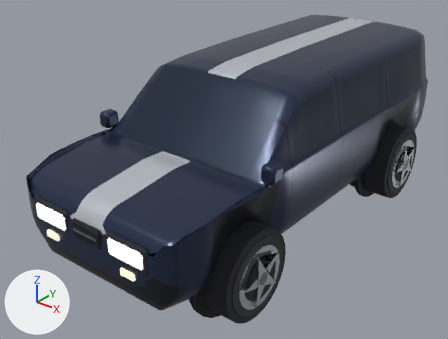
The glTF model examples/pine-ridge-rally/models/car_suvl.glb: old version first, new version second.
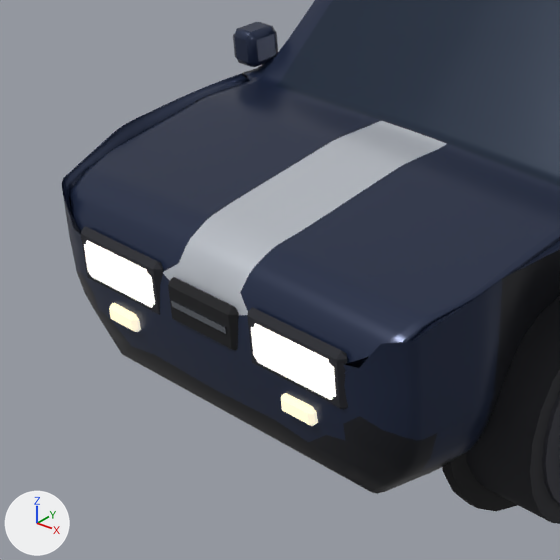
There are two pictures of each version: one whole from a 50 mm lens placed at (3.61, -5.14, 3.62), pointed at (-0.23, -0.34, 0.65), one close up on the part from 0% to 53% of the width and 29% to 100% of the height. Lighting does not change. The marker at lower left points along +X, +Y and +Z. The last two pictures show the newer version. Vertices at exactly the same position are counted once.

The scene before the commit, as lines of its bpy script (objects in view):
```python
me_body = bpy.data.meshes.new('body')
me_body.from_pydata(...)  # 4690 vertices, 9304 faces; spans x -1.08..1.08, y -2.46..2.47, z -0.52..1.46
# faces by material slot: [8328, 184, 512, 88, 12, 92, 88]
me_body.materials.append(mat_metal_0_4_rough_0_28)
me_body.materials.append(mat_glow_0_95_rough_0_2)
me_body.materials.append(mat_rough_0_85)
me_body.materials.append(mat_glow_0_6_rough_0_2)
me_body.materials.append(mat_metal_0_95_rough_0_16)
me_body.materials.append(mat_glow_0_9_rough_0_2)
me_body.materials.append(mat_glow_0_75_rough_0_2)
me_wheel_fr = bpy.data.meshes.new('wheel_fr')
me_wheel_fr.from_pydata(...)  # 232 vertices, 440 faces; spans x -0.312..0.312, y -0.438..0.438, z -0.438..0.438
# faces by material slot: [276, 164]
me_wheel_fr.materials.append(mat_rough_0_85)
me_wheel_fr.materials.append(mat_metal_0_95_rough_0_16)
ob_body = bpy.data.objects.new('body', me_body)
ob_body.location = (0.0, 0.0, 0.438)
ob_wheel_fr = bpy.data.objects.new('wheel_fr', me_wheel_fr)
ob_wheel_fr.location = (0.806, -1.482, 0.438)
```
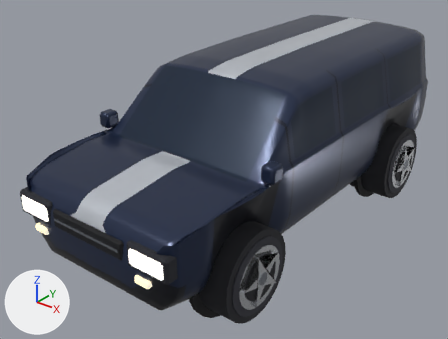
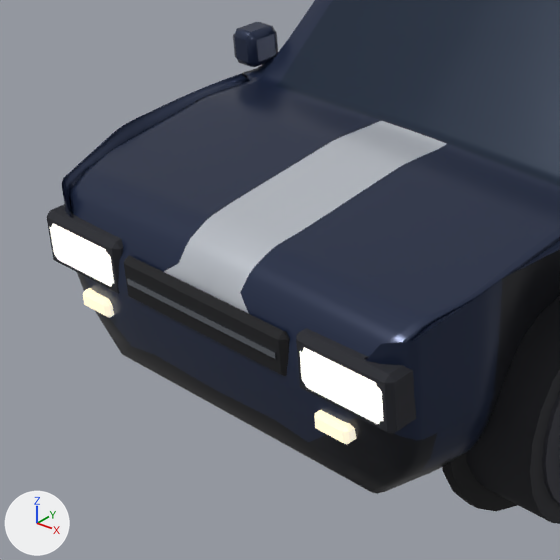
Changed parts and their boxes (x1, y1, x2, y2) in the close-ups (560 x 560 px; the box of a moved part takes in the faces that stretch with it):
'body', reshaped: before (62, 0, 560, 511); after (47, 0, 560, 511)
part 1 of me_body, moved or reshaped: before (171, 300, 227, 334); after (127, 278, 277, 359)
part 2 of me_body, moved or reshaped: before (81, 226, 348, 426); after (47, 204, 416, 445)

The change, as a diff of the scene's bpy script:
```diff
--- a/examples/pine-ridge-rally/models/car_suvl.glb.py
+++ b/examples/pine-ridge-rally/models/car_suvl.glb.py
@@ me_body @@
 me_body.from_pydata(...)  # 4690 vertices, 9304 faces; spans x -1.08..1.08, y -2.46..2.47, z -0.52..1.46
 # used by ob_body; location = (0.0, 0.0, 0.438)
+# me_body part 1: the loose piece of 8 vertices spanning x -0.14..0.14, y -2.46..-2.41, z 0.47..0.49 is scaled about its middle by (2.74, 1, 1)
+# me_body part 2: 216 of 4690 vertices moved; they spanned x -0.7..0.7, y -2.46..-2.39, z 0.25..0.6 and now span x -0.91..0.91, y -2.46..-2.28, z 0.25..0.6; mean shift (0.0, 0.05, 0.0); largest move (-0.27, -2.41, 0.43) -> (-0.5, -2.3, 0.43)
 me_body.materials.append(mat_metal_0_4_rough_0_28)
```
